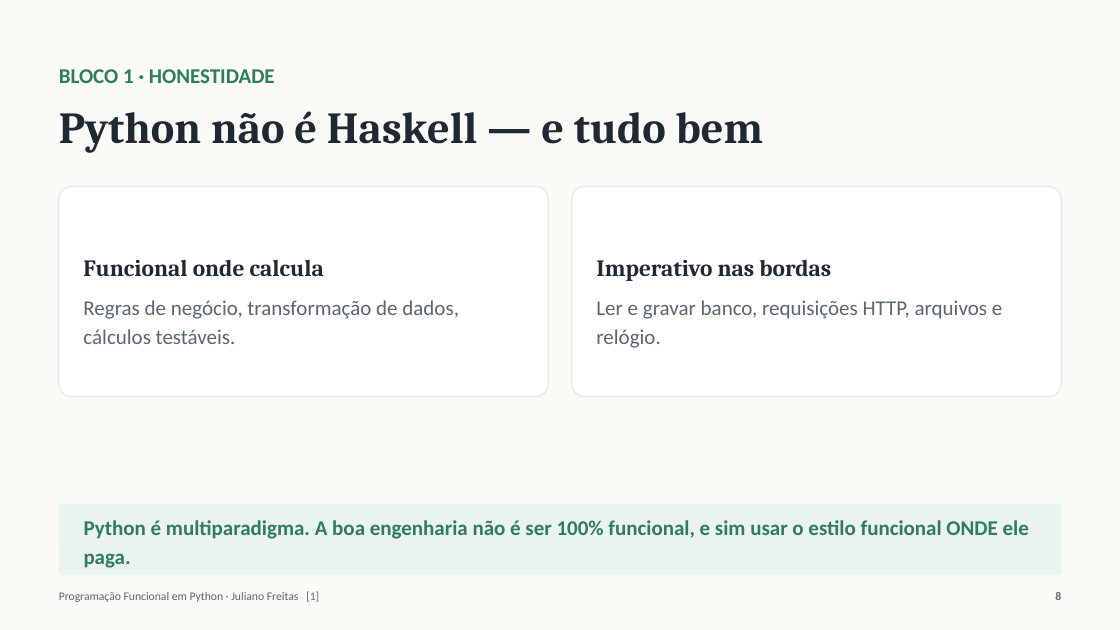
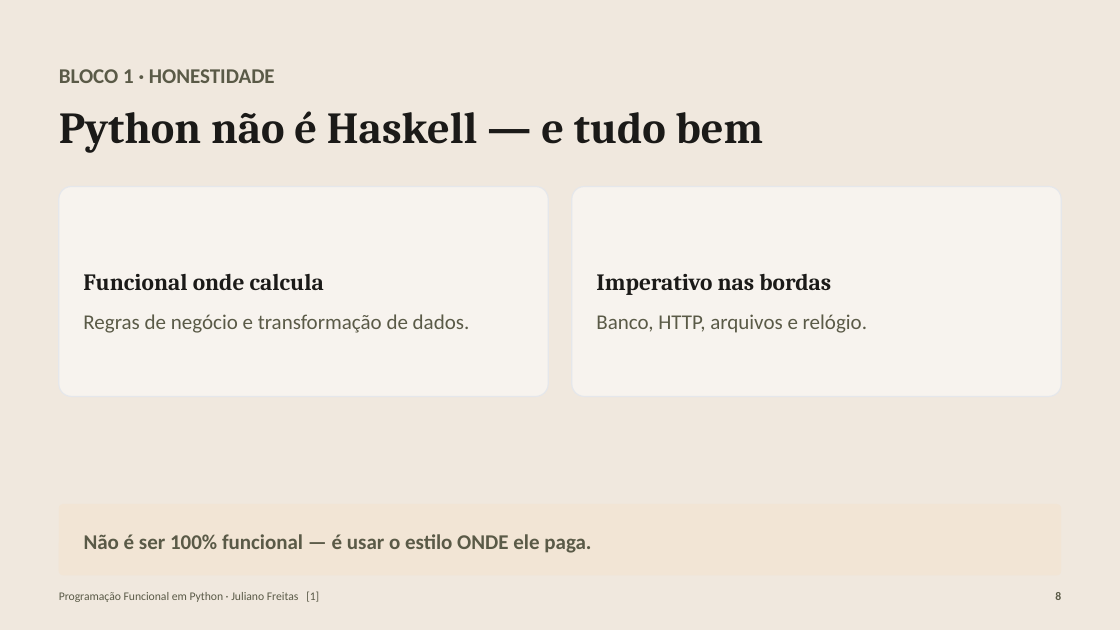
Before and after one commit to julianosfreitas/scrapping_italy, a slide deck: slide 8 of docs/PF-Python-Ponte-Italia.pptx. Drawn at 1120x630 pixels with LibreOffice and Linux fonts; fonts in the diff are those of the drawing. Boxes give left, top, right and bottom in pixels: in the first picture for what was removed or moved away, otherwise in the second. Text is boxed around its words. In the diff, an @@ line names an element or a change of style, - is before the commit and + after.

```diff
--- a/docs/PF-Python-Ponte-Italia.pptx
+++ b/docs/PF-Python-Ponte-Italia.pptx
@@ rectangle at [0,0,1120,630]: fill #FAFAF7 to #F0E8DE @@
@@ text "BLOCO 1 · HONESTIDADE" at [59,69,275,83]: text colour #2E7D5B to #5A5A47 @@
@@ text "Python não é Haskell — ..." at [59,111,763,153]: text colour #1F2933 to #1B1A18 @@
@@ rounded rectangle "Funcional onde calcula" at [59,187,549,397]: fill #FFFFFF to #F7F3EE @@
@@ rounded rectangle "Imperativo nas bordas" at [572,187,1062,397]: fill #FFFFFF to #F7F3EE @@
@@ text in rounded rectangle at [83,274,324,290]: text colour #1F2933 to #1B1A18 in "Funcional onde calcula" @@
@@ text in rounded rectangle at [596,274,831,295]: text colour #1F2933 to #1B1A18 in "Imperativo nas bordas" @@
@@ text in rounded rectangle at [83,314,470,333]: text changed; text colour #5B6670 to #5A5A47 @@
-Regras de negócio, transformação de dados, cálculos testáveis.
+Regras de negócio e transformação de dados.
@@ text in rounded rectangle at [596,314,867,333]: text changed; text colour #5B6670 to #5A5A47 @@
-Ler e gravar banco, requisições HTTP, arquivos e relógio.
+Banco, HTTP, arquivos e relógio.
@@ rounded rectangle "Não é ser 100% funcional ..." at [59,504,1061,576]: fill #EAF3EF to #F2E5D5 @@
@@ text in rounded rectangle at [84,534,591,553]: text changed; text colour #2E7D5B to #5A5A47 @@
-Python é multiparadigma. A boa engenharia não é ser 100% funcional, e sim usar o estilo funcional ONDE ele paga.
+Não é ser 100% funcional — é usar o estilo ONDE ele paga.
@@ text "Programação Funcional em Python · ..." at [59,591,319,602]: text colour #5B6670 to #5A5A47 @@
@@ text "8" at [1055,592,1061,600]: text colour #5B6670 to #5A5A47 @@
```
Also in this commit, not shown: 60 other slides changed, 2 slides added, 4 other files.
